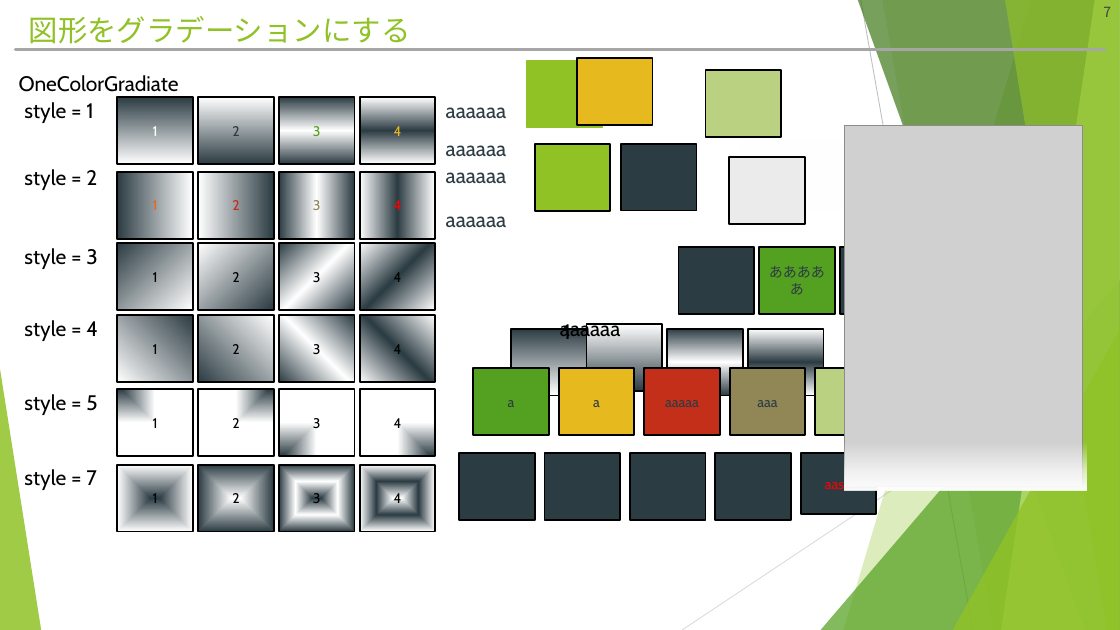
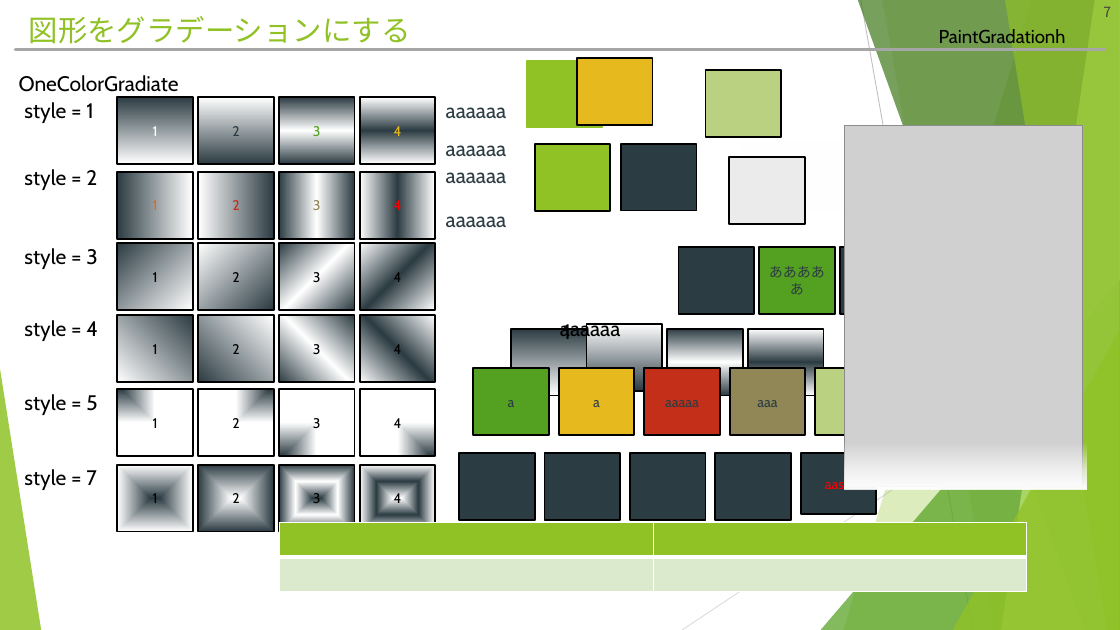
Before and after one commit to hitsuji-ga-u/pawapo, a slide deck: slide 7 of slide/customUI_debug.pptm. Drawn at 1120x630 pixels with LibreOffice and Linux fonts; fonts in the diff are those of the drawing; grey boxes stand for pictures. Boxes give left, top, right and bottom in pixels: in the first picture for what was removed or moved away, otherwise in the second. Text is boxed around its words. In the diff, an @@ line names an element or a change of style, - is before the commit and + after.

Commit message:
revise Paint Gradient

```diff
--- a/slide/customUI_debug.pptm
+++ b/slide/customUI_debug.pptm
@@ text added at <box>939,29,1066,43</box>, 16 pt, text #000000 @@
+PaintGradationh
@@ table added at <box>280,523,1026,592</box>, 2 rows, 2 columns @@
+ | 
+ | 
```
Also in this commit, not shown: 4 other slides changed, 4 other files.
